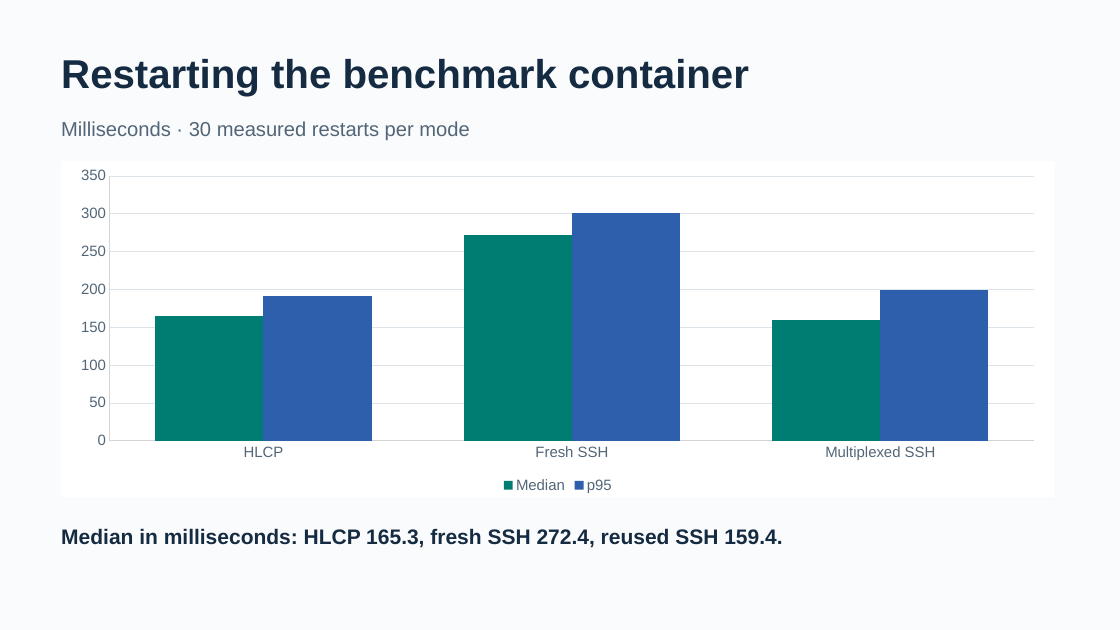
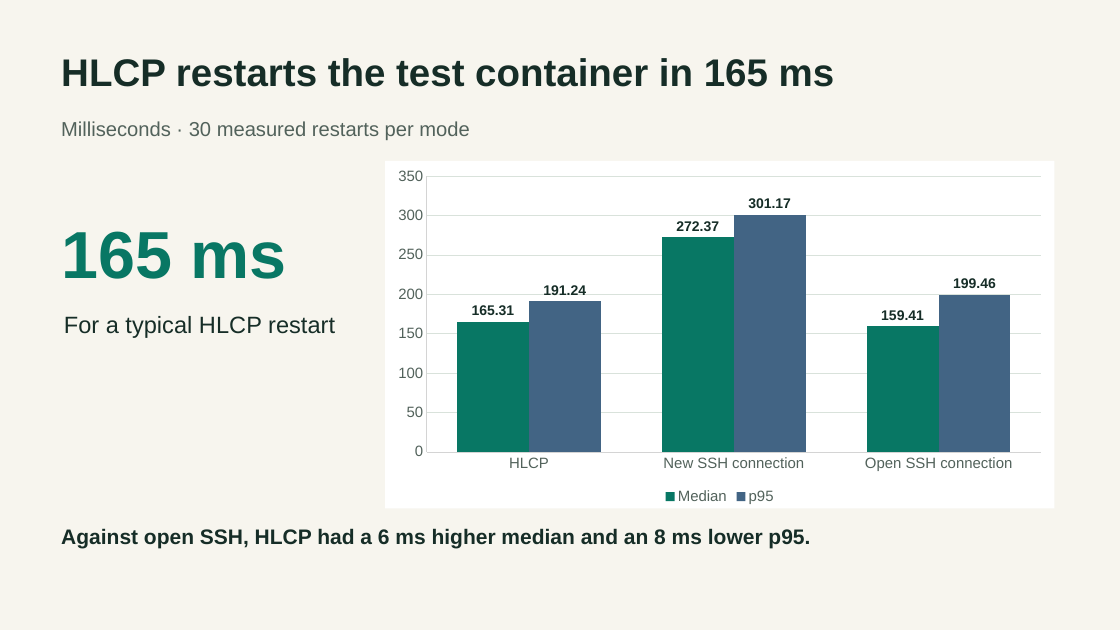
Before and after one commit to goffamartin/homelab-control-plane, a slide deck: slide 8 of evaluation/HLCP_final_results_EN.pptx. Drawn at 1120x630 pixels with LibreOffice and Linux fonts; fonts in the diff are those of the drawing. Boxes give left, top, right and bottom in pixels: in the first picture for what was removed or moved away, otherwise in the second. Text is boxed around its words. In the diff, an @@ line names an element or a change of style, - is before the commit and + after.

```diff
--- a/evaluation/HLCP_final_results_EN.pptx
+++ b/evaluation/HLCP_final_results_EN.pptx
@@ background #FAFBFC to #F7F5EE @@
@@ text at <box>61,58,835,87</box>: text changed; size 34.5 to 33 pt; text colour #152B42 to #162D27 @@
-Restarting the benchmark container
+HLCP restarts the test container in 165 ms
@@ text "Milliseconds · 30 measured restarts ..." at <box>61,121,469,140</box>: text colour #526677 to #52625B @@
@@ column chart at <box>385,161,1054,509</box> @@
-categories: HLCP, Fresh SSH, Multiplexed SSH
+categories: HLCP, New SSH connection, Open SSH connection
-Median: 170, 270, 160
+Median: 165.31, 272.37, 159.41
@@ colour of Median #007D72 to #087764 @@
@@ data labels of Median added @@
-p95: 190, 300, 200
+p95: 191.24, 301.17, 199.46
@@ colour of p95 #2E5FAC to #426484 @@
@@ data labels of p95 added @@
@@ legend changed @@
@@ category axis changed @@
@@ value axis changed @@
@@ column chart: place and size @@
-column chart at <box>61,161,1054,497</box>
+column chart at <box>385,161,1054,509</box>
@@ text added at <box>61,231,287,279</box>, 57 pt, text #087764, bold @@
+165 ms
@@ text added at <box>64,316,335,338</box>, 20.2 pt, text #162D27 @@
+For a typical HLCP restart
@@ text at <box>61,528,810,548</box>: text changed; text colour #152B42 to #162D27 @@
-Median in milliseconds: HLCP 165.3, fresh SSH 272.4, reused SSH 159.4.
+Against open SSH, HLCP had a 6 ms higher median and an 8 ms lower p95.
```
Also in this commit, not shown: 5 other slides changed, 7 slides added, 7 slides removed, 6 other files.
